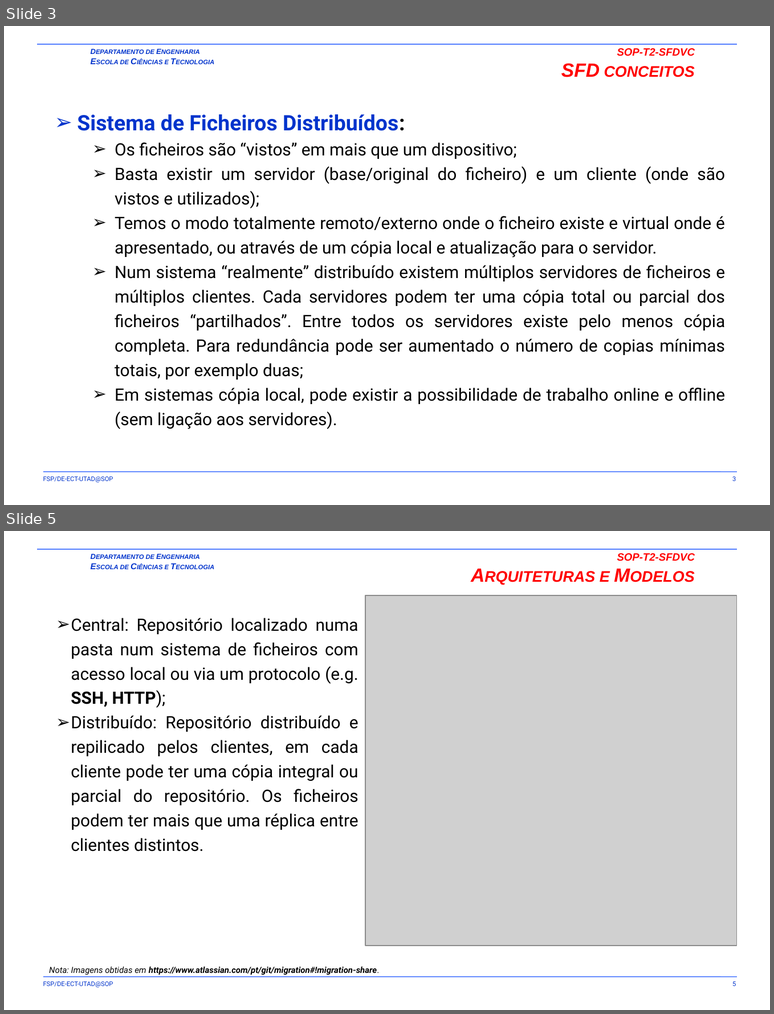
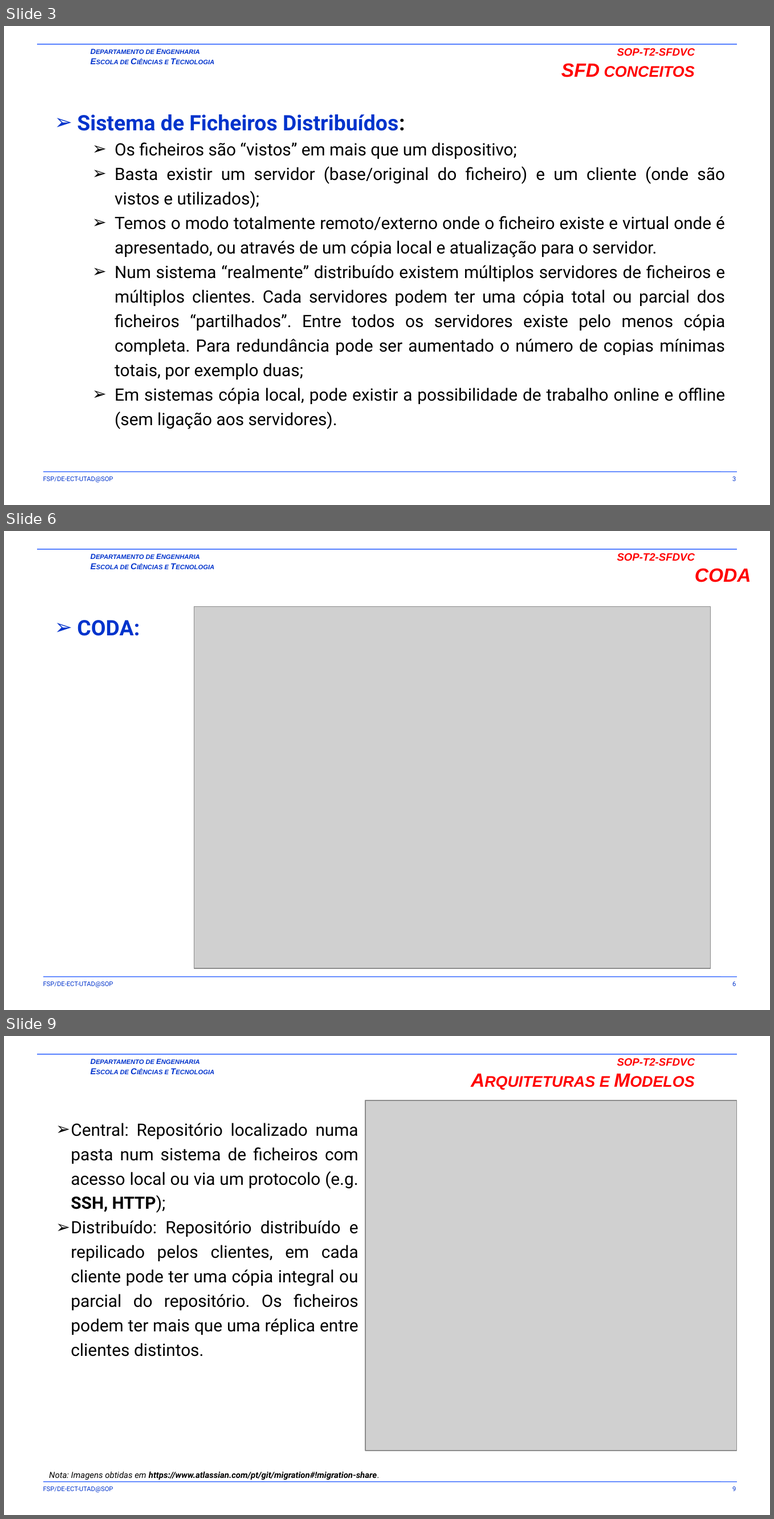
Before and after one commit to fsp864/UTAD-SOP, a slide deck: aulas/t/SOP-T2-SFDVC.pptx. Shown one above the other, each under a label of ours: slides 3 and 5 before the commit, slides 3, 6 and 9 after it; the slides between them are not shown. The pictures are 774x1014 and 774x1519 pixels, drawn with LibreOffice and Linux fonts; fonts in the diff are those of the drawing; grey boxes stand for pictures; background and template pictures are left out. Boxes give left, top, right and bottom in pixels: in the first picture for what was removed or moved away, otherwise in the second. Text is boxed around its words. In the diff, an @@ line names an element or a change of style, - is before the commit and + after.

Commit message:
update CODA

```diff
--- a/aulas/t/SOP-T2-SFDVC.pptx
+++ b/aulas/t/SOP-T2-SFDVC.pptx
@@ slide 6 added at (4,531,770,1010), background picture (left out); not listed: 5 template elements that a slide beside it also shows @@
@@ title added at (617,553,751,582), 10 pt, text #FF0000, bold, italic @@
+SOP-T2-SFDVC
+CODA
@@ picture added at (194,606,710,968) @@
@@ text added at (77,620,140,636), 20 pt, text #0033CC, bold @@
+➢ CODA:
@@ what was slide 5 is now slide 9 @@
@@ page number at (732,1486,736,1491): text changed @@
-5
+9
```
Also in this commit, not shown: 3 slides changed, 3 other slides added, 1 other file.
